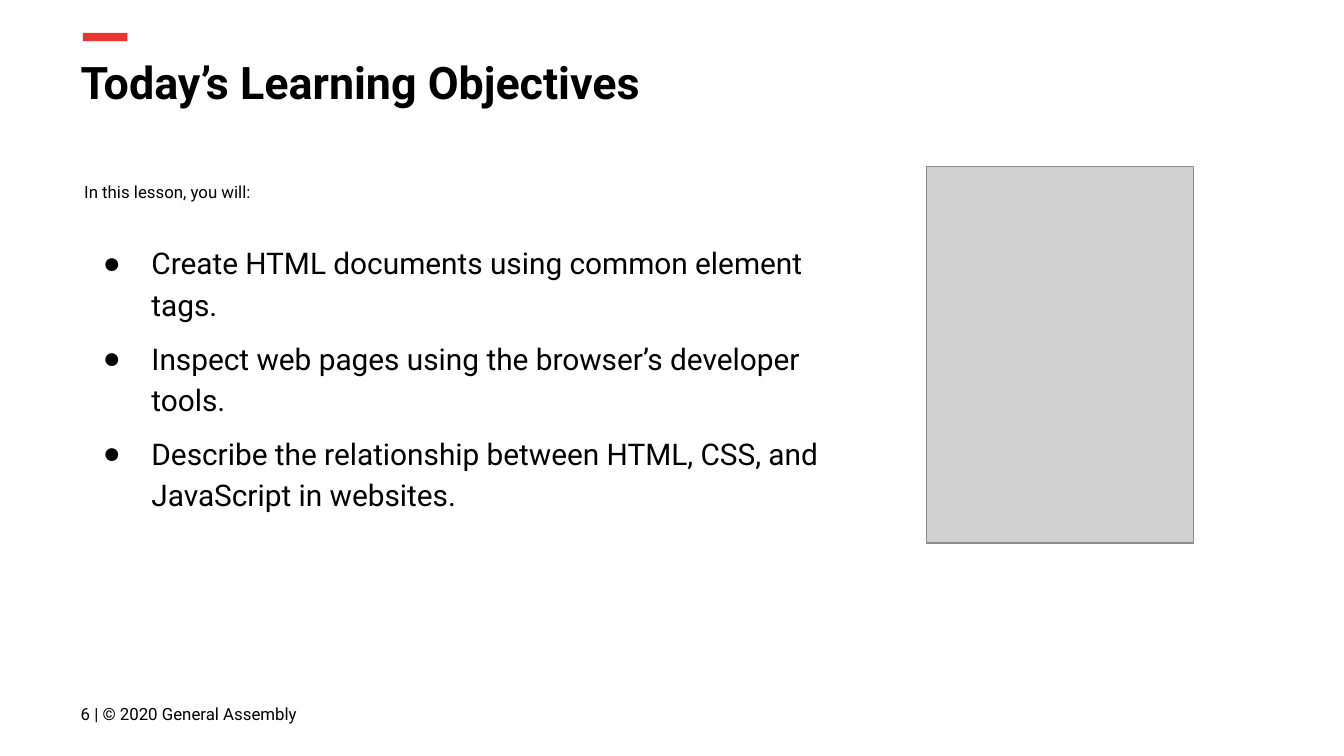
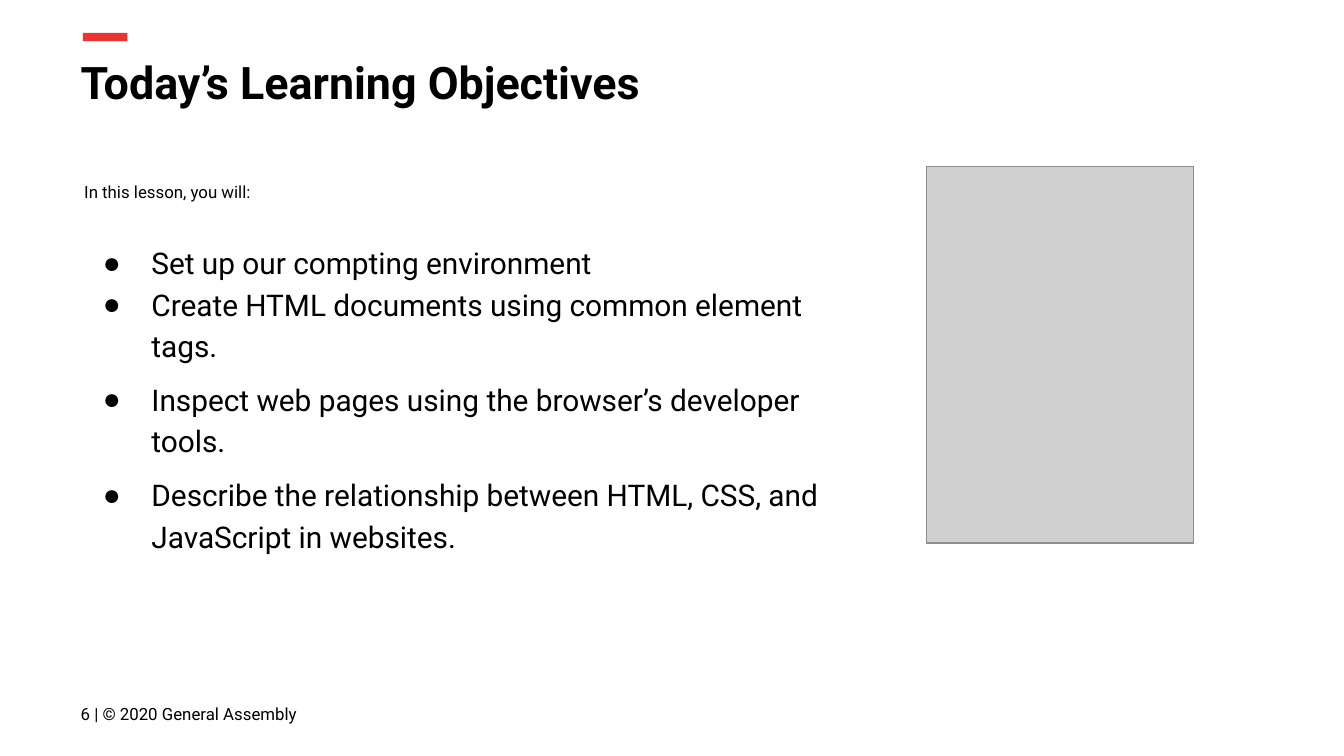
Before and after one commit to FEWD2022/Curriculum011822, a slide deck: slide 6 of Lesson Decks/01 Intro and HTML - FEWD 3.2.pptx. Drawn at 1344x756 pixels with LibreOffice and Linux fonts; fonts in the diff are those of the drawing; grey boxes stand for pictures; background and template pictures are left out. Boxes give left, top, right and bottom in pixels: in the first picture for what was removed or moved away, otherwise in the second. Text is boxed around its words. In the diff, an @@ line names an element or a change of style, - is before the commit and + after.

```diff
--- a/Lesson Decks/01 Intro and HTML - FEWD 3.2.pptx
+++ b/Lesson Decks/01 Intro and HTML - FEWD 3.2.pptx
@@ text at (x1=151, y1=252, x2=591, y2=281): paragraph added @@
+● Set up our compting environment
```
Also in this commit, not shown: 6 other slides changed, 8 slides added, 1 slide removed, 1 other file.
